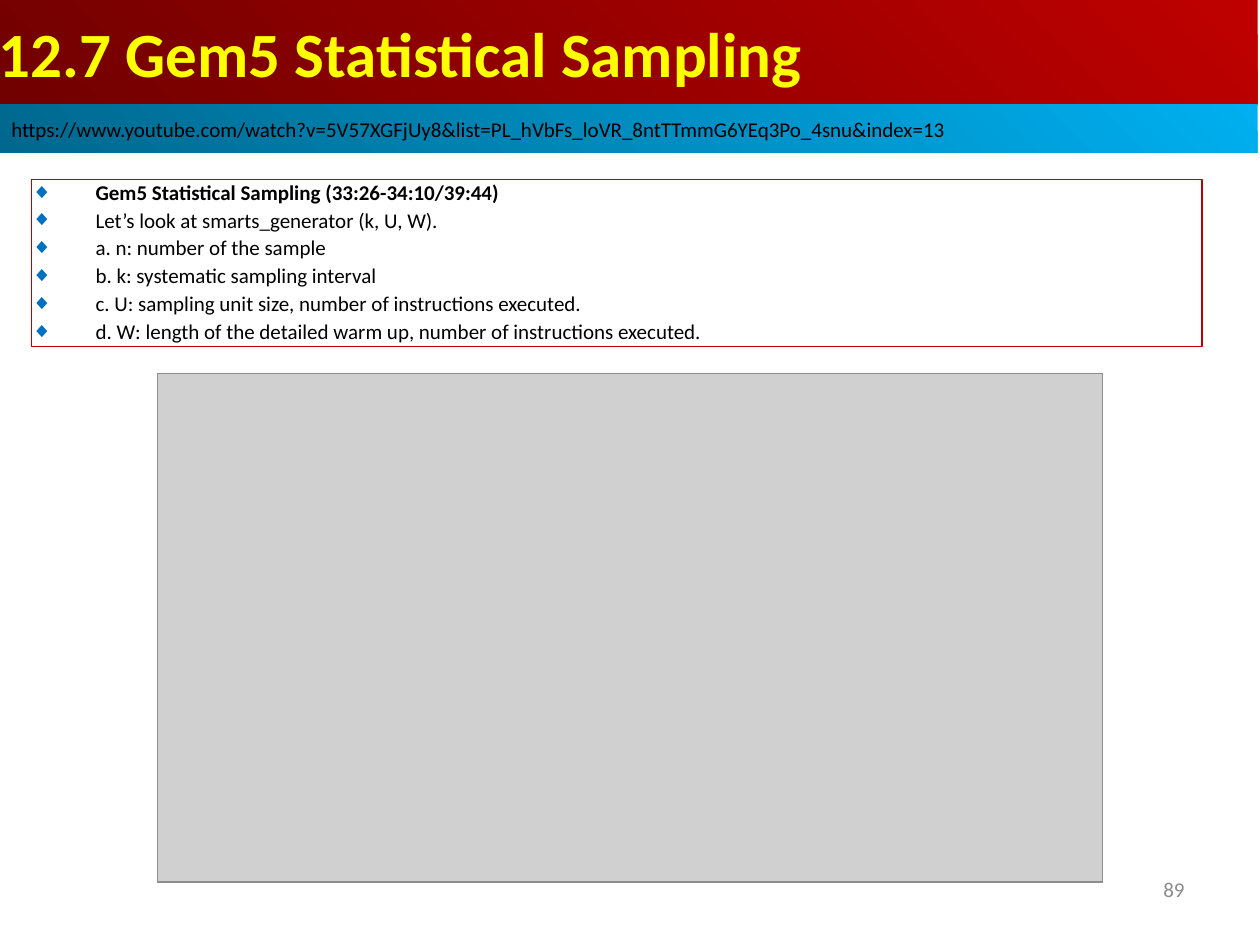
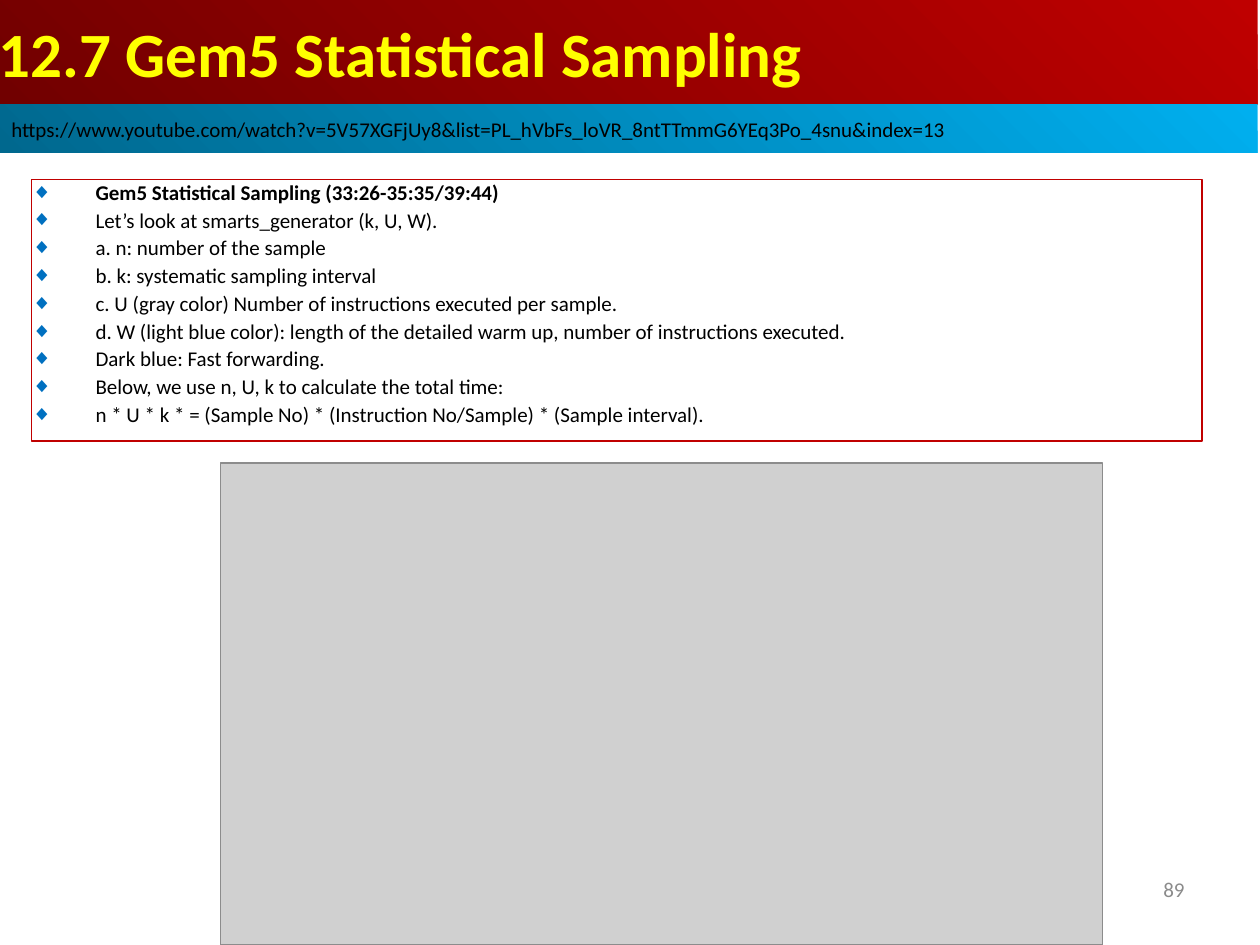
Before and after one commit to peterhchen/AIU_CS850_Gem5_McPAT, a slide deck: slide 89 of 050_Gem5/013.SampleSim/000_Video/013.SampleSim.ppt. Drawn at 1260x945 pixels with LibreOffice and Linux fonts; fonts in the diff are those of the drawing; grey boxes stand for pictures. Boxes give left, top, right and bottom in pixels: in the first picture for what was removed or moved away, otherwise in the second. Text is boxed around its words. In the diff, an @@ line names an element or a change of style, - is before the commit and + after.

```diff
--- a/050_Gem5/013.SampleSim/000_Video/013.SampleSim.ppt
+++ b/050_Gem5/013.SampleSim/000_Video/013.SampleSim.ppt
@@ rectangle "Gem5 Statistical Sampling (33:26-35:35/39:44)": place and size @@
-rectangle "Gem5 Statistical Sampling (33:26-35:35/39:44)" at [32,179,1202,346]
+rectangle "Gem5 Statistical Sampling (33:26-35:35/39:44)" at [32,179,1202,441]
@@ text in rectangle at [96,184,498,204]: text changed @@
-◆ Gem5 Statistical Sampling (33:26-34:10/39:44)
+◆ Gem5 Statistical Sampling (33:26-35:35/39:44)
@@ text in rectangle at [96,296,845,426]: text changed @@
-◆ c. U: sampling unit size, number of instructions executed.
-◆ d. W: length of the detailed warm up, number of instructions executed.
+◆ c. U (gray color) Number of instructions executed per sample.
+◆ d. W (light blue color): length of the detailed warm up, number of instructions executed.
+◆ Dark blue: Fast forwarding.
+◆ Below, we use n, U, k to calculate the total time:
+◆ n * U * k * = (Sample No) * (Instruction No/Sample) * (Sample interval).
@@ picture: place and size @@
-picture at [158,374,1102,882]
+picture at [220,464,1102,945]
```
Also in this commit, not shown: 2 slides added.
